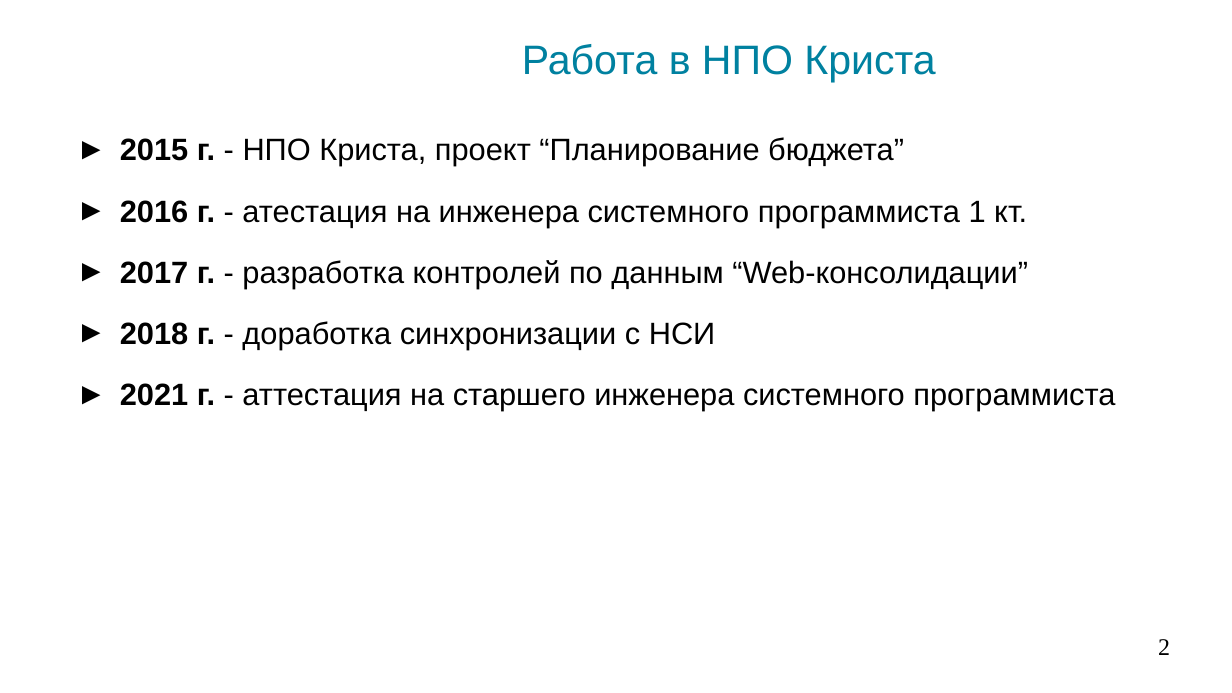
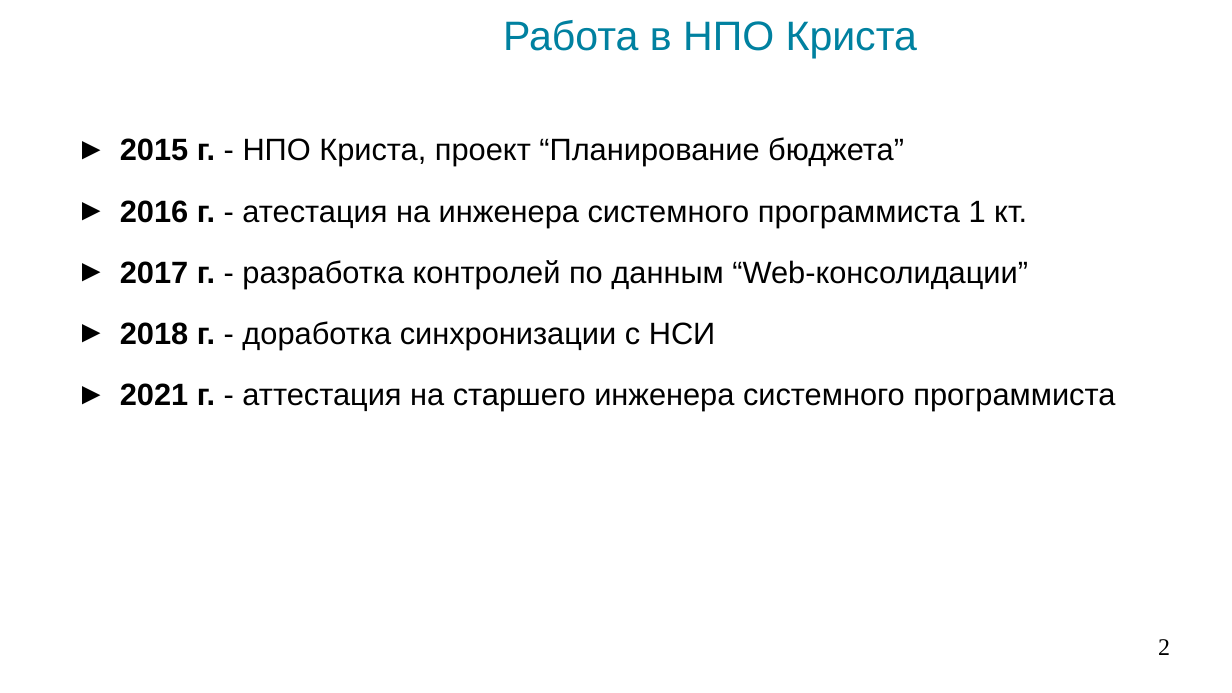
Before and after one commit to kuznetsoviv/krista-attestation-sp2, a slide deck: slide 2 of presentation.pptx. Drawn at 1232x693 pixels with LibreOffice and Linux fonts; fonts in the diff are those of the drawing; background and template pictures are left out. Boxes give left, top, right and bottom in pixels: in the first picture for what was removed or moved away, otherwise in the second. Text is boxed around its words. In the diff, an @@ line names an element or a change of style, - is before the commit and + after.

```diff
--- a/presentation.pptx
+++ b/presentation.pptx
@@ title "Работа в НПО Криста": place and size @@
-title "Работа в НПО Криста" at [522,44,935,82]
+title "Работа в НПО Криста" at [503,20,917,59]
```
Also in this commit, not shown: 4 other slides changed, 1 slide added, 3 other files.
